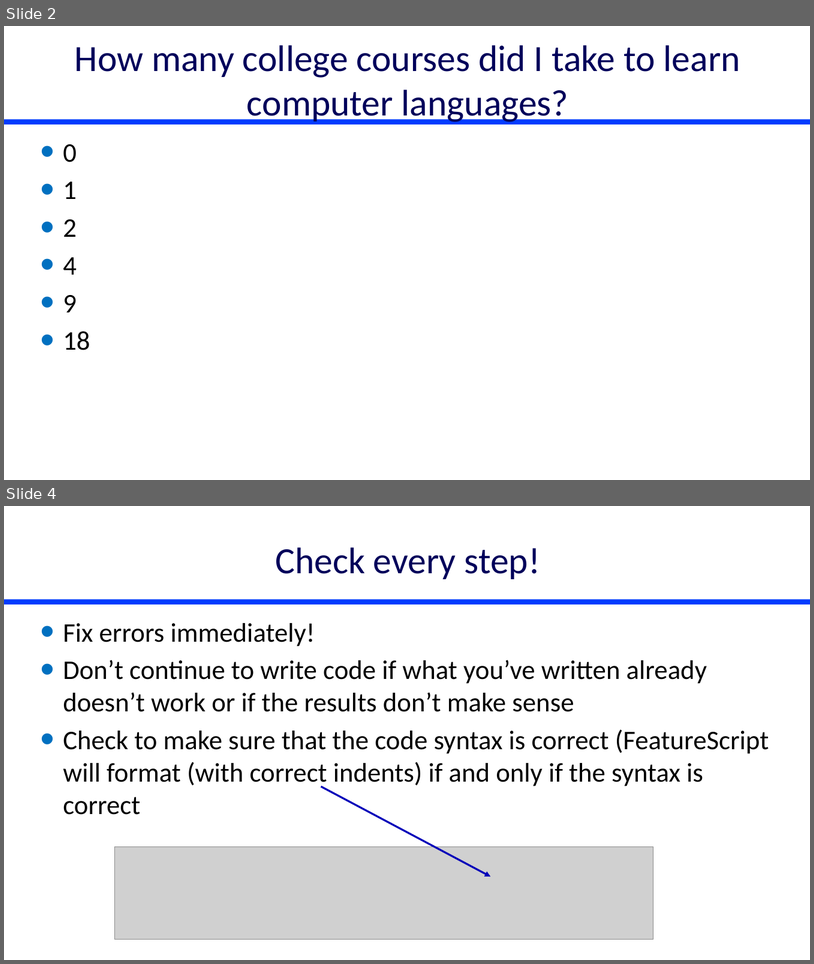
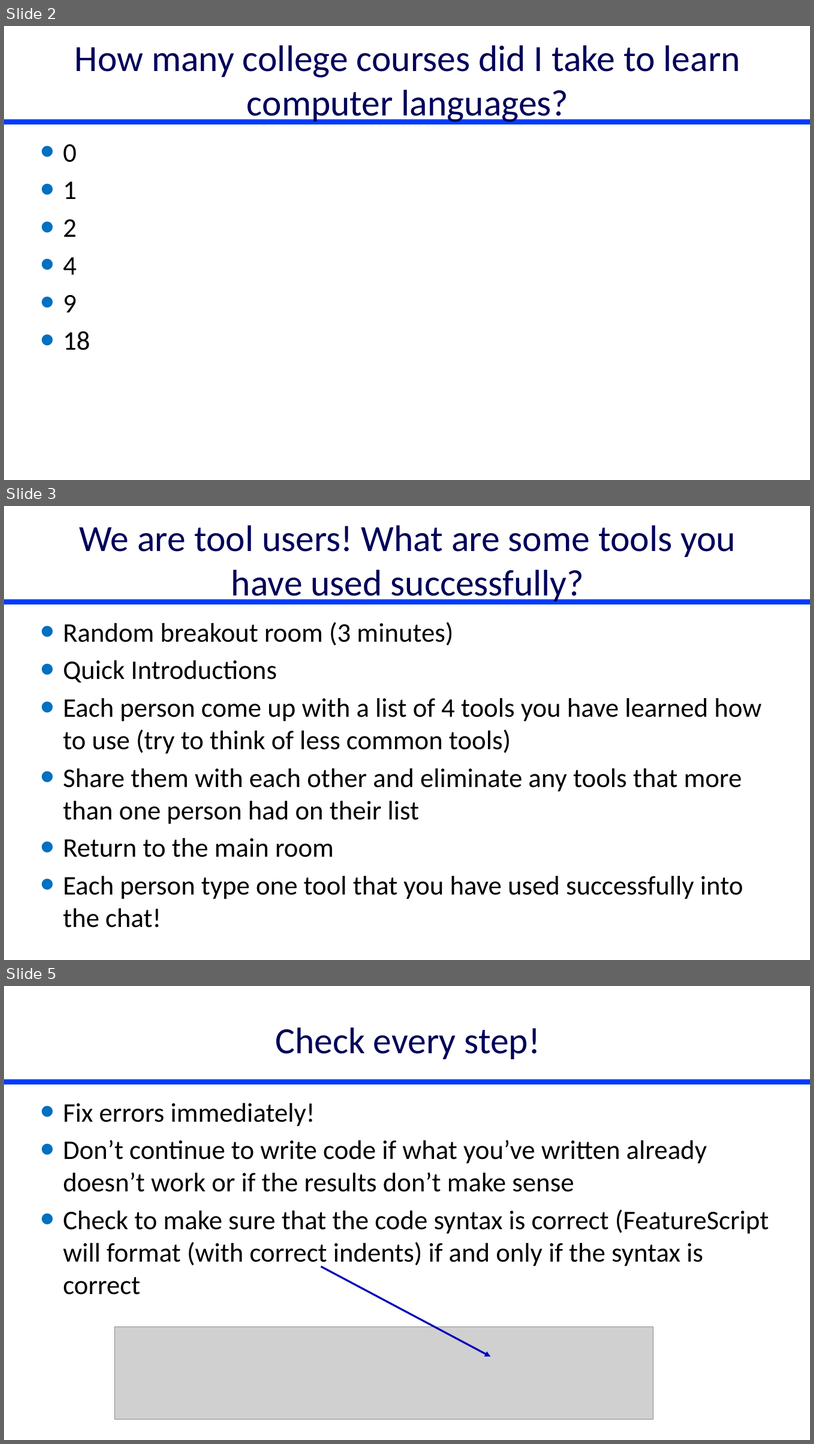
Before and after one commit to monroews/CEE4520Lectures, a slide deck: Discussions/Computer languages.pptx. Shown one above the other, each under a label of ours: slides 2 and 4 before the commit, slides 2, 3 and 5 after it; the slides between them are not shown. The pictures are 814x964 and 814x1444 pixels, drawn with LibreOffice and Linux fonts; fonts in the diff are those of the drawing; grey boxes stand for pictures. Boxes give left, top, right and bottom in pixels: in the first picture for what was removed or moved away, otherwise in the second. Text is boxed around its words. In the diff, an @@ line names an element or a change of style, - is before the commit and + after.

```diff
--- a/Discussions/Computer languages.pptx
+++ b/Discussions/Computer languages.pptx
@@ slide 3 added at box(4, 506, 810, 960), background #FFFFFF; not listed: 1 template element that a slide beside it also shows @@
@@ title added at box(79, 525, 736, 604), 44 pt, text #00005A @@
+We are tool users! What are some tools you have used successfully?
@@ text added at box(63, 622, 762, 899), 32 pt, text #000000 @@
+• Random breakout room (3 minutes)
+• Quick Introductions
+• Each person come up with a list of 4 tools you have learned how to use (try to think of less common tools)
+• Share them with each other and eliminate any tools that more than one person had on their list
+• Return to the main room
+• Each person type one tool that you have used successfully into the chat!
@@ what was slide 4 is now slide 5 @@
```
Also in this commit, not shown: 1 slide changed.
